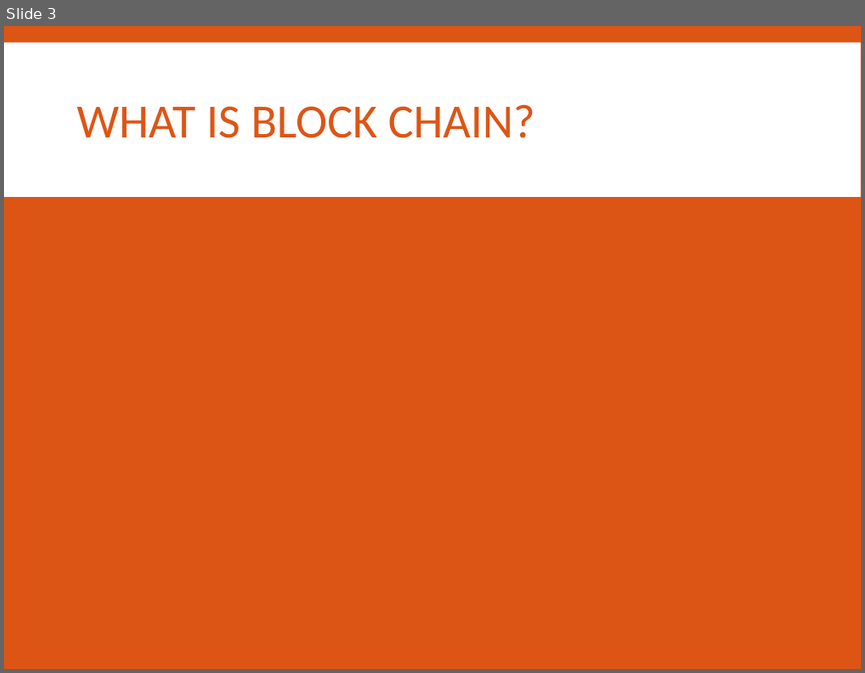
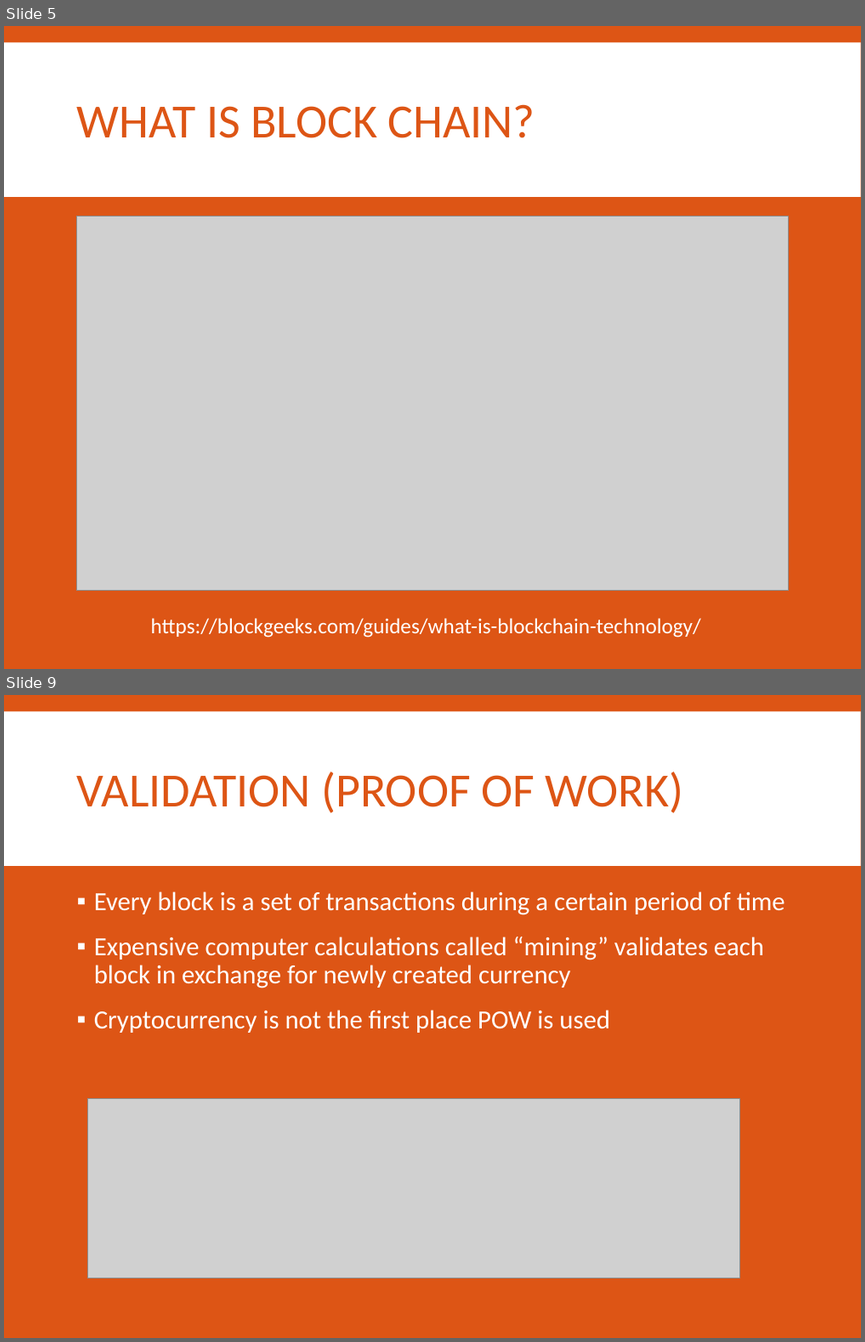
Before and after one commit to SPARC-Auburn/Documents, a slide deck: Presentations and Meeting Notes/2017-2018/Forum Topics/Block-Chain.pptx. Shown one above the other, each under a label of ours: slide 3 before the commit, slides 5 and 9 after it; the slides between them are not shown. The pictures are 865x673 and 865x1342 pixels, drawn with LibreOffice and Linux fonts; fonts in the diff are those of the drawing; grey boxes stand for pictures. Boxes give left, top, right and bottom in pixels: in the first picture for what was removed or moved away, otherwise in the second. Text is boxed around its words. In the diff, an @@ line names an element or a change of style, - is before the commit and + after.

```diff
--- a/Presentations and Meeting Notes/2017-2018/Forum Topics/Block-Chain.pptx
+++ b/Presentations and Meeting Notes/2017-2018/Forum Topics/Block-Chain.pptx
@@ slide 9 added at <box>4,695,861,1338</box>, background #DD5515; not listed: 1 template element that a slide beside it also shows @@
@@ title added at <box>77,771,684,813</box>, 40 pt, text #DD5515 @@
+VALIDATION (PROOF OF WORK)
@@ text added at <box>94,891,785,1032</box>, 22 pt, text #FFFFFF @@
+▪ Every block is a set of transactions during a certain period of time
+▪ Expensive computer calculations called “mining” validates each block in exchange for newly created currency
+▪ Cryptocurrency is not the first place POW is used
@@ picture added at <box>88,1099,740,1277</box> @@
@@ what was slide 3 is now slide 5 @@
@@ slide 5 changed as well @@
@@ picture added at <box>76,216,788,590</box> @@
@@ text added at <box>151,618,701,637</box>, 18 pt, text #FFFFFF @@
+https://blockgeeks.com/guides/what-is-blockchain-technology/
```
Also in this commit, not shown: 1 other slide changed, 16 other slides added, 6 other files.
